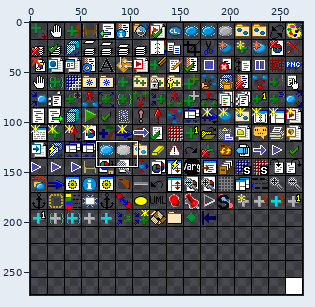
Sprite sheet -- Delivery/studio/bitmaps/png/icon_matrix_16.png. The first picture is a wide view before the edit; the outline marks the close-up.
Close-up. Old version:
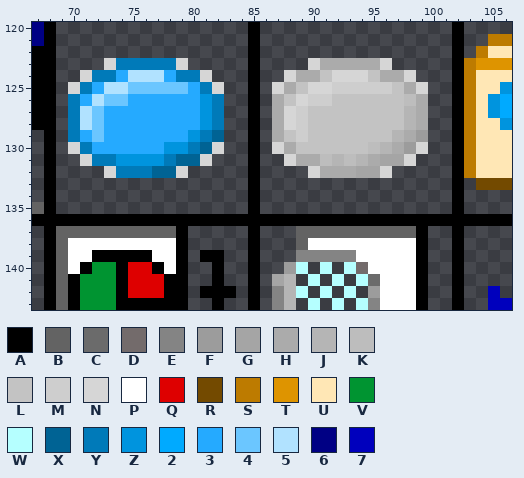
The file is 273x273 pixels. Colours within 5 levels of each other are drawn and written as one. Shown: x 67..106, y 120..143. The commit also changed other parts of the picture, which this record leaves out.
Palette (. is transparent): A #000000  B #636363  C #6b6b6b  D #736b6b  E #848484  F #9c9c9c  G #a5a5a5  H #ababab  J #b5b5b5  K #bdbdbd  L #c3c3c3  M #cecece  N #d6d6d6  P #ffffff  Q #de0000  R #734a00  S #bd7b00  T #de9400  U #ffe7b5  V #009431  W #b5ffff  X #006394  Y #007ab9  Z #0094de  2 #00aaff  3 #25aaff  4 #6bc6ff  5 #b1e2ff  6 #000084  7 #0000bd
Pixels before, first column x 67:
120 6A................A................A....
121 6A................A................A..SS
122 AA................A................A.SUU
123 AA....NYYYYYN.....A....NHHHHHN.....ASTTT
124 AA..NYY35553YYN...A..NHHLNNNLHHN...ASUUU
125 AA.NY355444443YN..A.NHLNNMMMMMLHN..ASUUZ
126 AA.Y3544333333ZY..A.HLNMMLLLLLLKH..ASUZ2
127 AA.Y5433333333ZY..A.HNMLLLLLLLLJH..ASUZ2
128 AA.Y5433333333ZY..A.HNMLLLLLLLLJH..ASUUZ
129 .A.Y343333333ZYX..A.HLMLLLLLLLJHF..ASUUU
130 .A.NY333333ZZYXN..A.NHLLLLLLKJHFN..ASUUU
131 .A..NYYZZZZYXXN...A..NHHKJKJHGGN...ASUUU
132 .A....NYYYXXN.....A....NHHHGGN.....ASUUU
133 .A................A................A.RRR
134 .A................A................A....
135 BA................A................A....
136 AAAAAAAAAAAAAAAAAAAAAAAAAAAAAAAAAAAAAAAA
137 .ABBBBBBBBBBA.....A...BBBBBBBBBBA..A....
138 .ABPPPPPPPPPA.....A...BPPPPPPPPPA..A....
139 .ABPPAAAAAPPA.AA..A...EEEEEPPPPPA..A....
140 .ABPAVVAQQAPA..A..A..FW.W.WDPPPPA..A....
141 .ABAVVVAQQQAA..A..A.GJ.W.W.WCPPPA..A....
142 .ABAVVVAQQQAA.AAA.A.EJW.W.W.FPPPA..A..7.
143 .ABAVVVAAAAAA..A..A.EJ.W.W.WEPPPA..A..77
The same view after the edit:
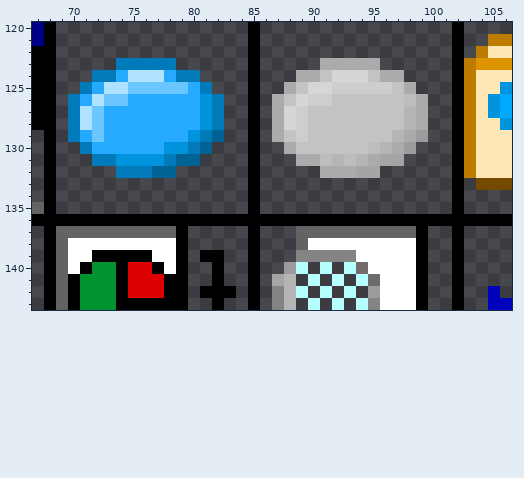
Edits made:
Changed rows in their new state; - is an unchanged pixel.
first column x 70:
123 ---.-----.----------.-----.---
124 -.---------.------.---------.-
125 .-----------.----.-----------.
first column x 70:
130 .-----------.----.-----------.
131 -.---------.------.---------.-
132 ---.-----.----------.-----.---
Changed places in both close-ups, as pixel boxes (x1, y1, x2, y2):
erased: (68, 58, 116, 94)
erased: (176, 58, 320, 94)
erased: (380, 58, 428, 94)
erased: (68, 142, 116, 178)
erased: (176, 142, 320, 178)
erased: (380, 142, 428, 178)
